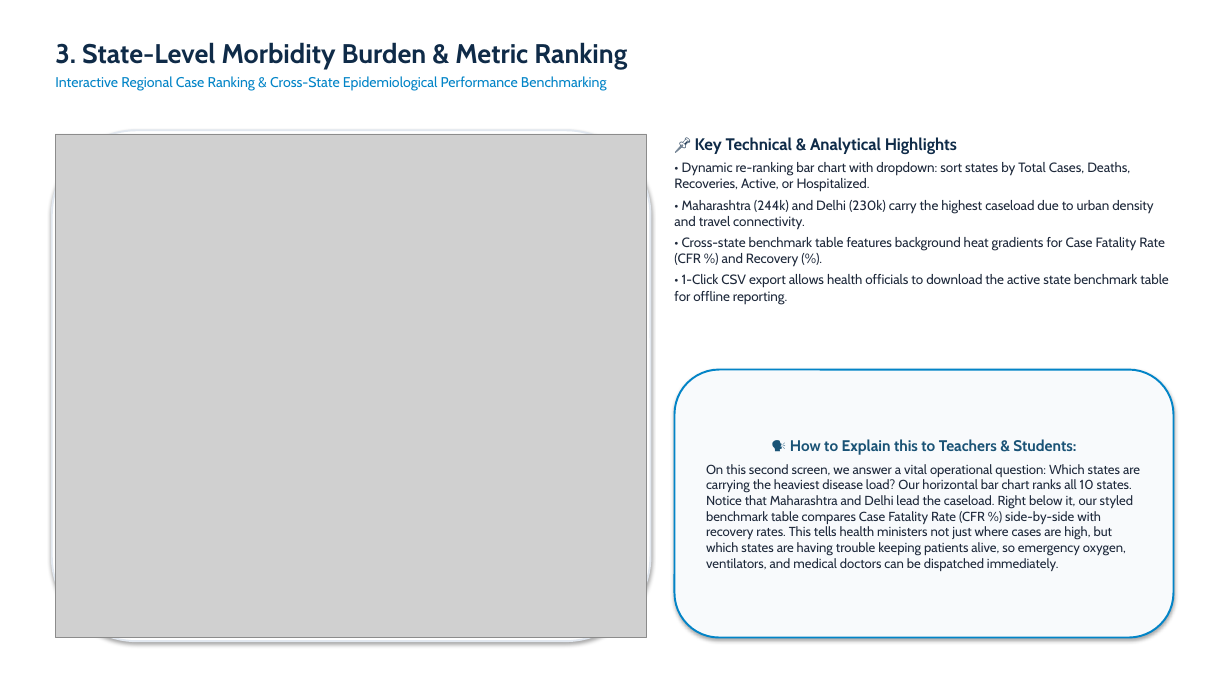
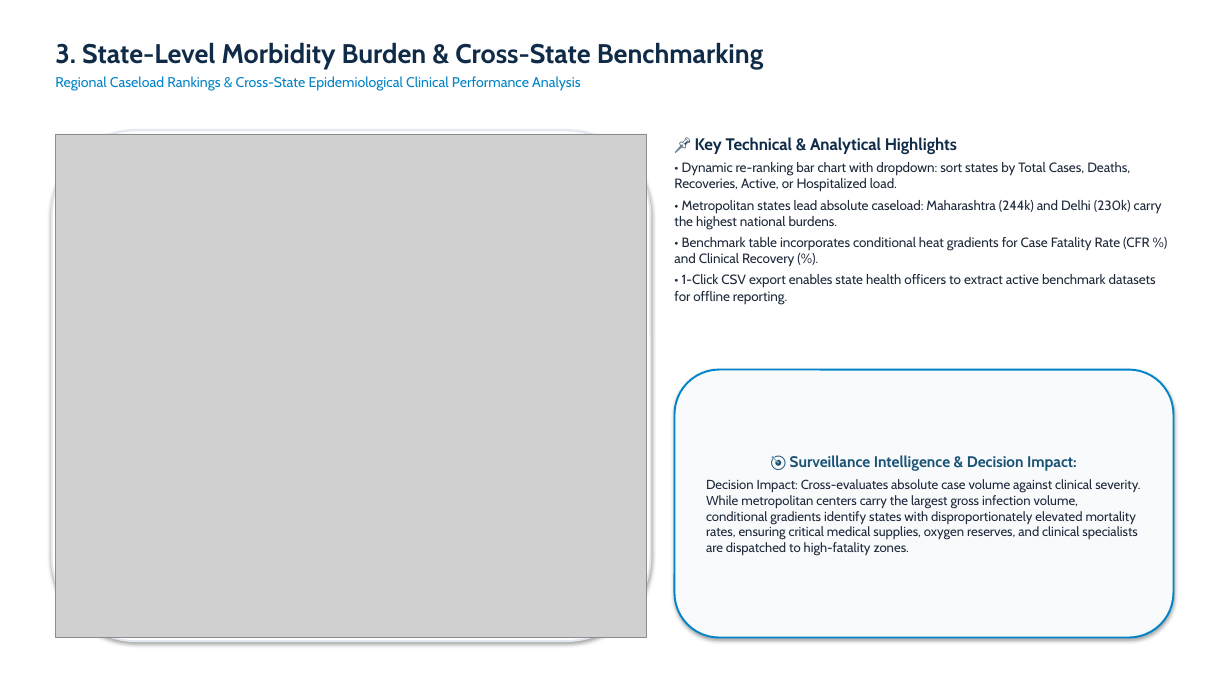
Before and after one commit to Argjain/2500320140031-disease-trend-analysis., a slide deck: slide 4 of docs/18_ArgJain_DiseaseTrendAnalysis_Presentation.pptx. Drawn at 1232x693 pixels with LibreOffice and Linux fonts; fonts in the diff are those of the drawing; grey boxes stand for pictures. Boxes give left, top, right and bottom in pixels: in the first picture for what was removed or moved away, otherwise in the second. Text is boxed around its words. In the diff, an @@ line names an element or a change of style, - is before the commit and + after.

```diff
--- a/docs/18_ArgJain_DiseaseTrendAnalysis_Presentation.pptx
+++ b/docs/18_ArgJain_DiseaseTrendAnalysis_Presentation.pptx
@@ text at [55, 42, 763, 91]: text changed @@
-3. State-Level Morbidity Burden & Metric Ranking
-Interactive Regional Case Ranking & Cross-State Epidemiological Performance Benchmarking
+3. State-Level Morbidity Burden & Cross-State Benchmarking
+Regional Caseload Rankings & Cross-State Epidemiological Clinical Performance Analysis
@@ text at [674, 162, 1162, 304]: text changed @@
-• Dynamic re-ranking bar chart with dropdown: sort states by Total Cases, Deaths, Recoveries, Active, or Hospitalized.
-• Maharashtra (244k) and Delhi (230k) carry the highest caseload due to urban density and travel connectivity.
-• Cross-state benchmark table features background heat gradients for Case Fatality Rate (CFR %) and Recovery (%).
-• 1-Click CSV export allows health officials to download the active state benchmark table for offline reporting.
+• Dynamic re-ranking bar chart with dropdown: sort states by Total Cases, Deaths, Recoveries, Active, or Hospitalized load.
+• Metropolitan states lead absolute caseload: Maharashtra (244k) and Delhi (230k) carry the highest national burdens.
+• Benchmark table incorporates conditional heat gradients for Case Fatality Rate (CFR %) and Clinical Recovery (%).
+• 1-Click CSV export enables state health officers to extract active benchmark datasets for offline reporting.
@@ text in rounded rectangle at [706, 455, 1140, 556]: text changed @@
-🗣️ How to Explain this to Teachers & Students:
-On this second screen, we answer a vital operational question: Which states are carrying the heaviest disease load? Our horizontal bar chart ranks all 10 states. Notice that Maharashtra and Delhi lead the caseload. Right below it, our styled benchmark table compares Case Fatality Rate (CFR %) side-by-side with recovery rates. This tells health ministers not just where cases are high, but which states are having trouble keeping patients alive, so emergency oxygen, ventilators, and medical doctors can be dispatched immediately.
+🎯 Surveillance Intelligence & Decision Impact:
+Decision Impact: Cross-evaluates absolute case volume against clinical severity. While metropolitan centers carry the largest gross infection volume, conditional gradients identify states with disproportionately elevated mortality rates, ensuring critical medical supplies, oxygen reserves, and clinical specialists are dispatched to high-fatality zones.
```
Also in this commit, not shown: 11 other slides changed, 2 slides added, 2 slides removed, 19 other files.
